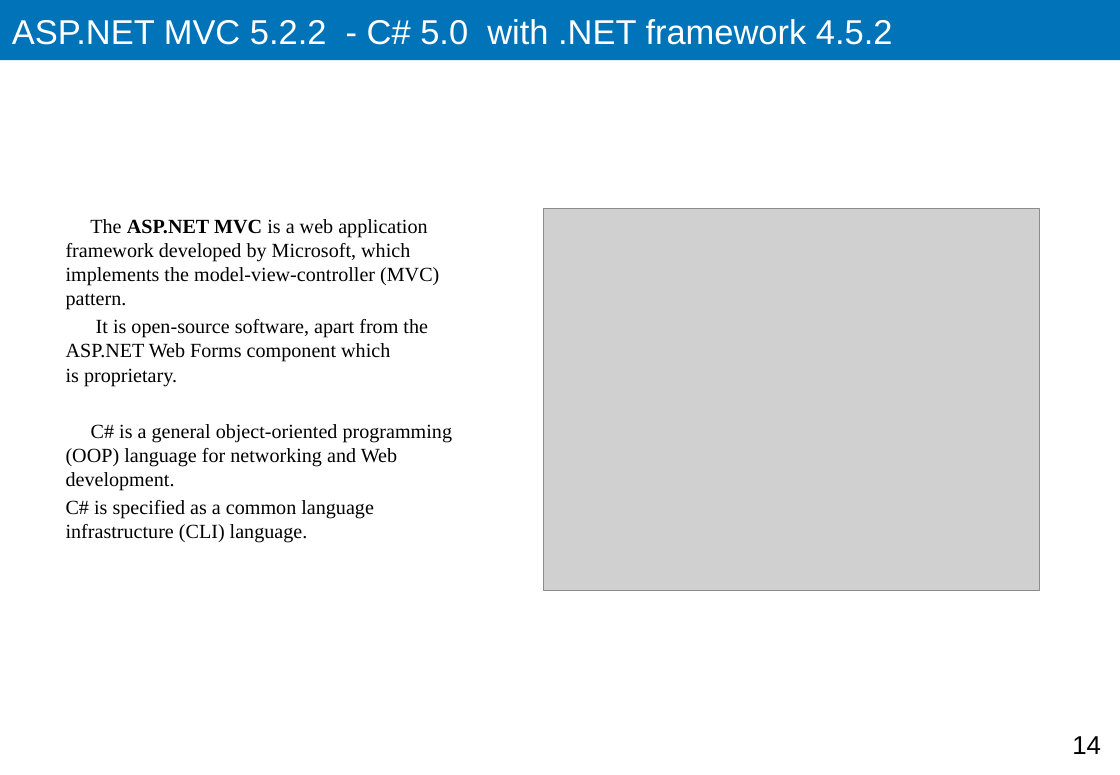
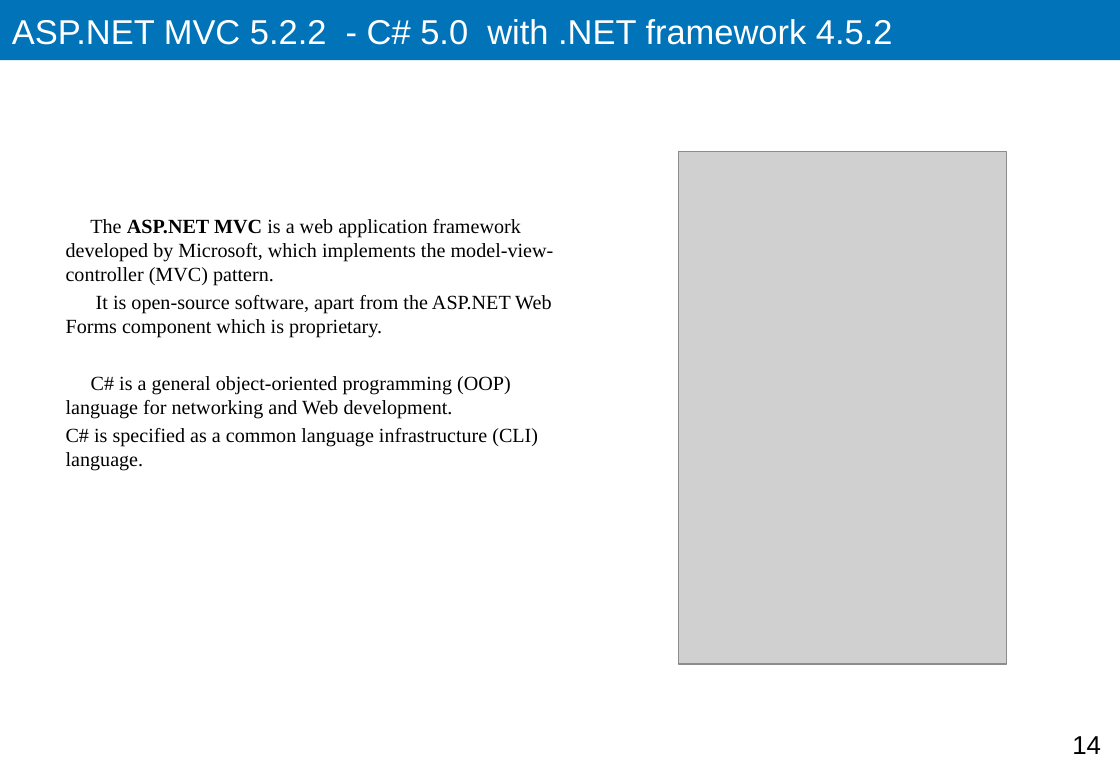
Before and after one commit to sorryb/Northwind, a slide deck: slide 14 of Documents/Application.Architecture.pptx. Drawn at 1120x775 pixels with LibreOffice and Linux fonts; fonts in the diff are those of the drawing; grey boxes stand for pictures. Boxes give left, top, right and bottom in pixels: in the first picture for what was removed or moved away, otherwise in the second. Text is boxed around its words. In the diff, an @@ line names an element or a change of style, - is before the commit and + after.

```diff
--- a/Documents/Application.Architecture.pptx
+++ b/Documents/Application.Architecture.pptx
@@ picture: place and size @@
-picture at bbox=[544, 209, 1039, 592]
+picture at bbox=[678, 152, 1006, 665]
@@ text "The ASP.NET MVC is a ..." rewrapped from bbox=[66, 219, 453, 543] to bbox=[66, 219, 554, 471] @@
```
Also in this commit, not shown: 12 other slides changed, 2 slides added, 4 slides removed, 1 other file.
